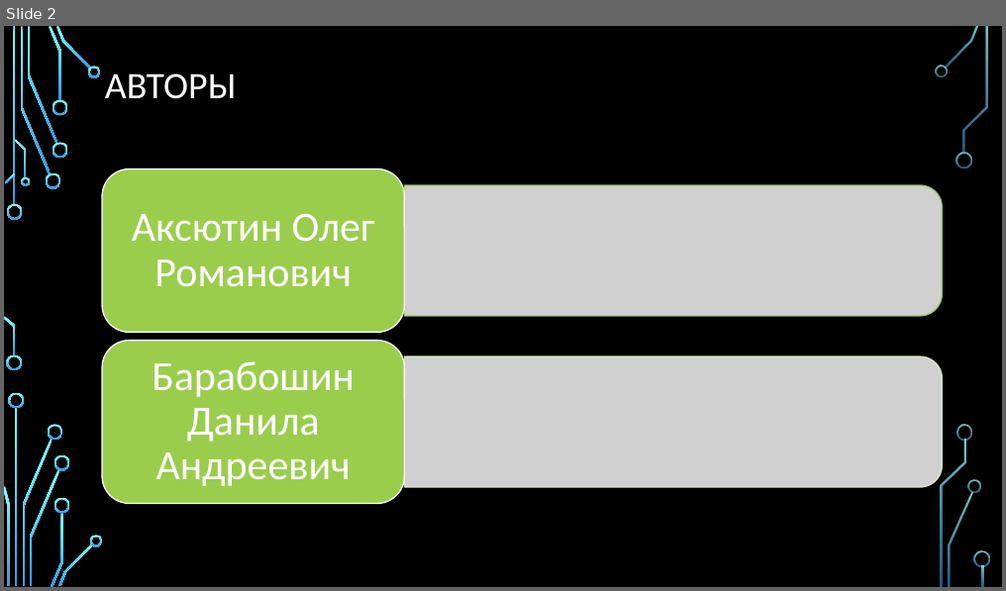
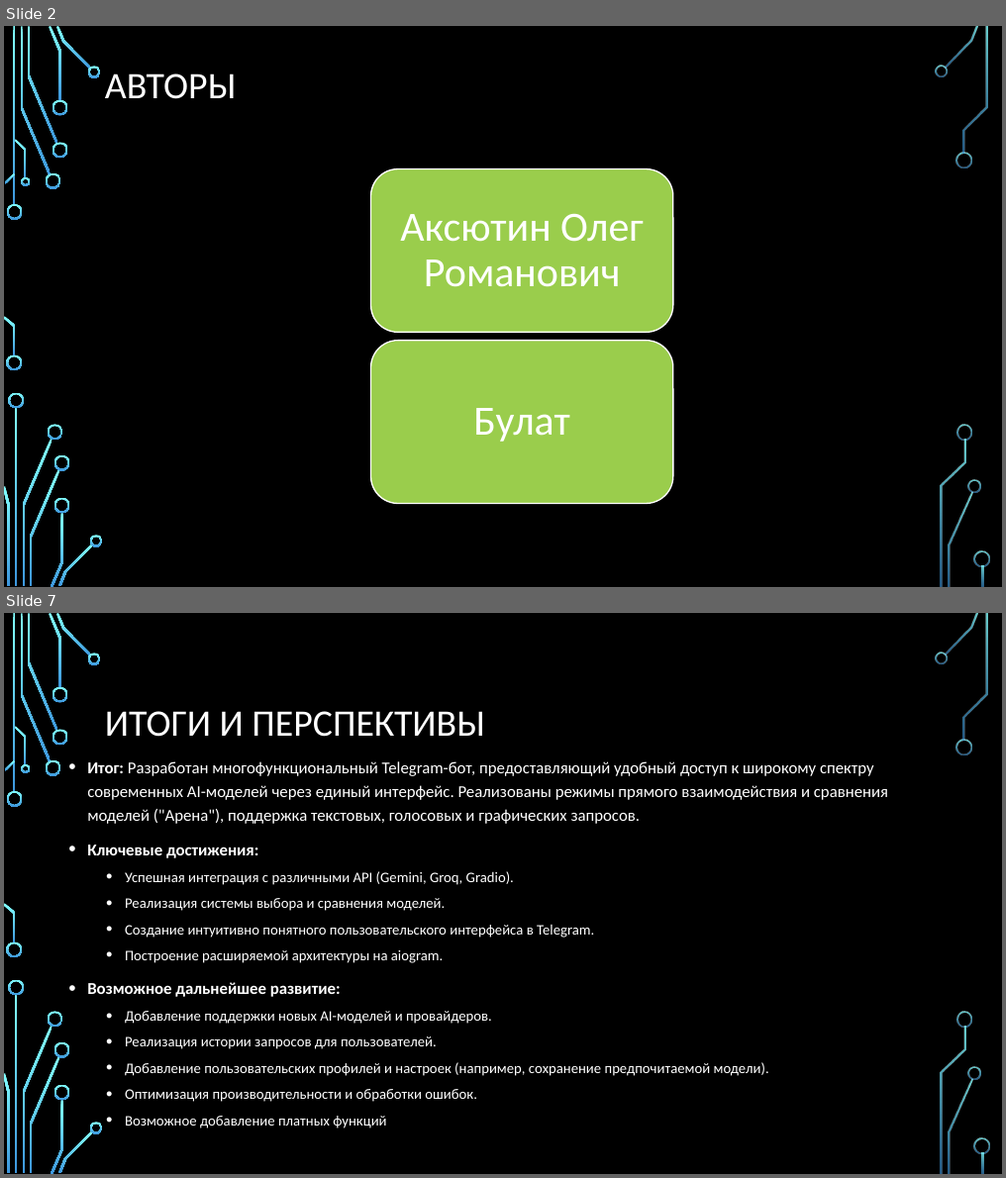
Before and after one commit to Peeperocka/AI-telegram-bot, a slide deck: docs/Презентация.pptx. Shown one above the other, each under a label of ours: slide 2 before the commit, slides 2 and 7 after it; the slides between them are not shown. The pictures are 1006x591 and 1006x1178 pixels, drawn with LibreOffice and Linux fonts; fonts in the diff are those of the drawing; grey boxes stand for pictures; background and template pictures are left out. Boxes give left, top, right and bottom in pixels: in the first picture for what was removed or moved away, otherwise in the second. Text is boxed around its words. In the diff, an @@ line names an element or a change of style, - is before the commit and + after.

```diff
--- a/docs/Презентация.pptx
+++ b/docs/Презентация.pptx
@@ slide 7 added at box(4, 613, 1002, 1174), background picture (left out); not listed: 36 template elements that a slide beside it also shows @@
@@ title added at box(105, 711, 484, 737), 36 pt, text #FFFFFF @@
+ИТОГИ И ПЕРСПЕКТИВЫ
@@ text added at box(87, 761, 888, 1129), 14 pt, text #FFFFFF @@
+• Итог: Разработан многофункциональный Telegram-бот, предоставляющий удобный доступ к широкому спектру современных AI-моделей через единый интерфейс. Реализованы режимы прямого взаимодействия и сравнения моделей ("Арена"), поддержка текстовых, голосовых и графических запросов.
+• Ключевые достижения:
+  • Успешная интеграция с различными API (Gemini, Groq, Gradio).
+  • Реализация системы выбора и сравнения моделей.
+  • Создание интуитивно понятного пользовательского интерфейса в Telegram.
+  • Построение расширяемой архитектуры на aiogram.
+• Возможное дальнейшее развитие:
+  • Добавление поддержки новых AI-моделей и провайдеров.
+  • Реализация истории запросов для пользователей.
+  • Добавление пользовательских профилей и настроек (например, сохранение предпочитаемой модели).
+  • Оптимизация производительности и обработки ошибок.
+  • Возможное добавление платных функций
@@ slide 2 changed as well @@
@@ picture removed at box(405, 185, 943, 316) @@
@@ 2 rounded rectangles, 1 text: place and size @@
-2 rounded rectangles, 1 text at box(102, 169, 405, 503)
+2 rounded rectangles, 1 text at box(371, 169, 673, 503)
@@ text removed at box(152, 362, 354, 486) @@
-Барабошин Данила Андреевич
@@ picture removed at box(405, 357, 943, 487) @@
@@ text added at box(473, 408, 570, 442), 40 pt, text #FFFFFF @@
+Булат
```
Also in this commit, not shown: 3 other slides changed, 2 other slides added, 3 slides removed.
